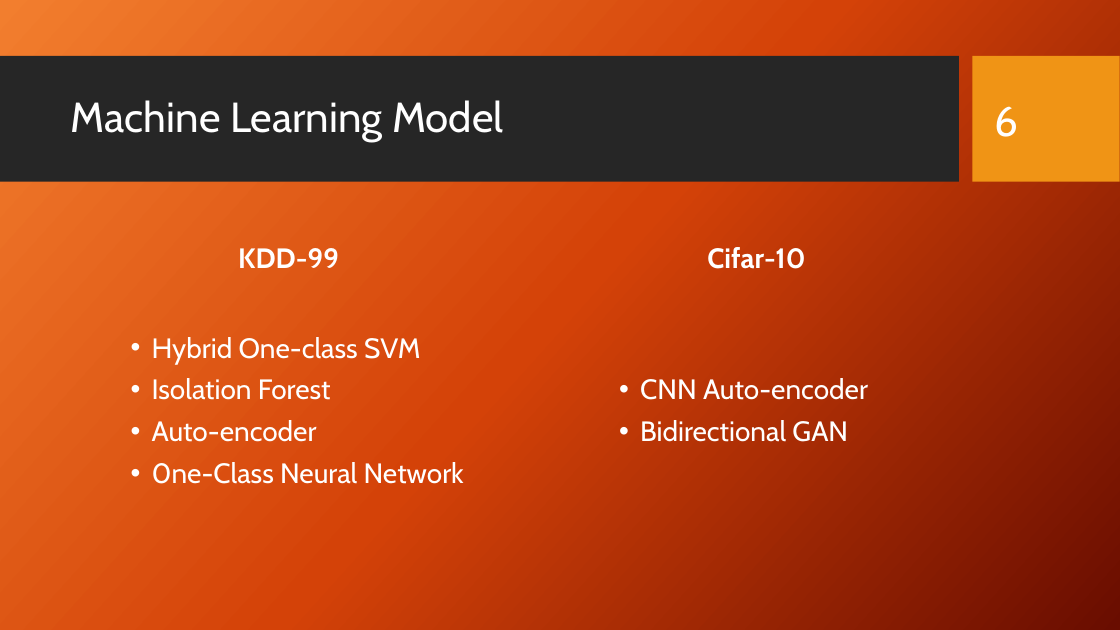
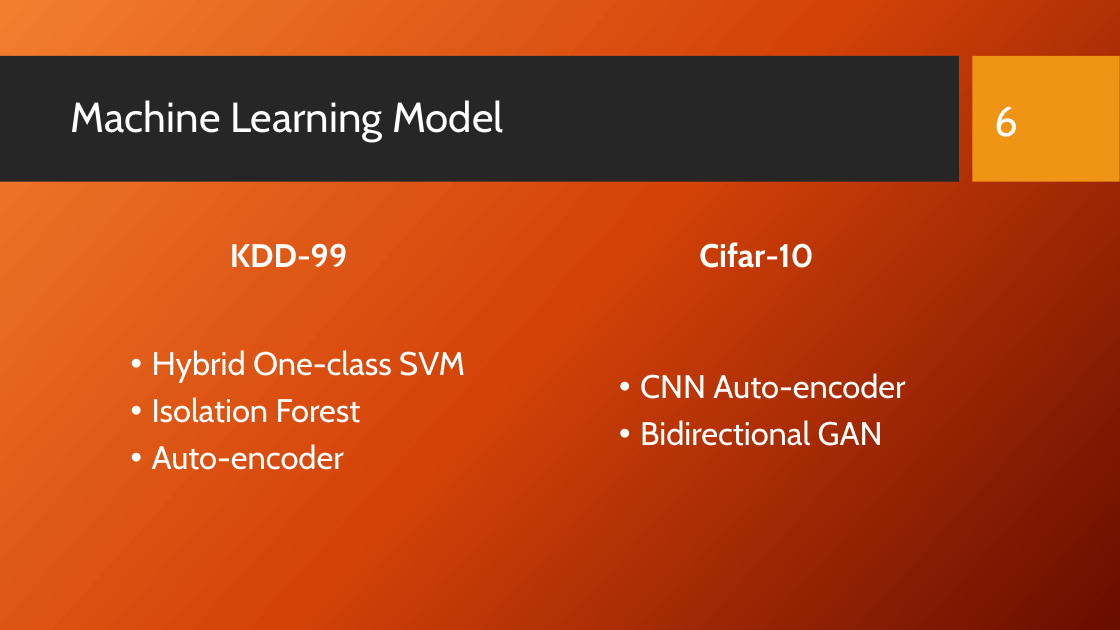
Before and after one commit to Gci04/AnomalyDetectionAMLProject, a slide deck: slide 6 of AD_presentation.pptx. Drawn at 1120x630 pixels with LibreOffice and Linux fonts; fonts in the diff are those of the drawing; background and template pictures are left out. Boxes give left, top, right and bottom in pixels: in the first picture for what was removed or moved away, otherwise in the second. Text is boxed around its words. In the diff, an @@ line names an element or a change of style, - is before the commit and + after.

```diff
--- a/AD_presentation.pptx
+++ b/AD_presentation.pptx
@@ size 24 to 28 pt in 4 elements at box(230, 243, 348, 267), box(699, 242, 813, 268), box(640, 373, 905, 446), box(152, 350, 465, 470) @@
@@ text at box(152, 462, 464, 484): paragraph removed @@
-• 0ne-Class Neural Network
```
Also in this commit, not shown: 5 other slides changed, 2 slides added, 1 slide removed, 1 other file.
